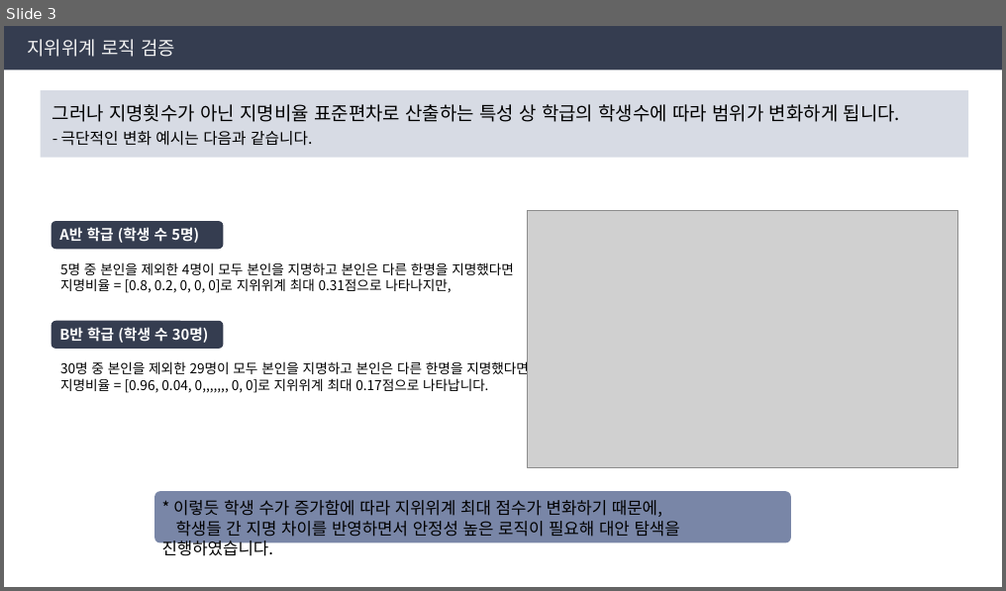
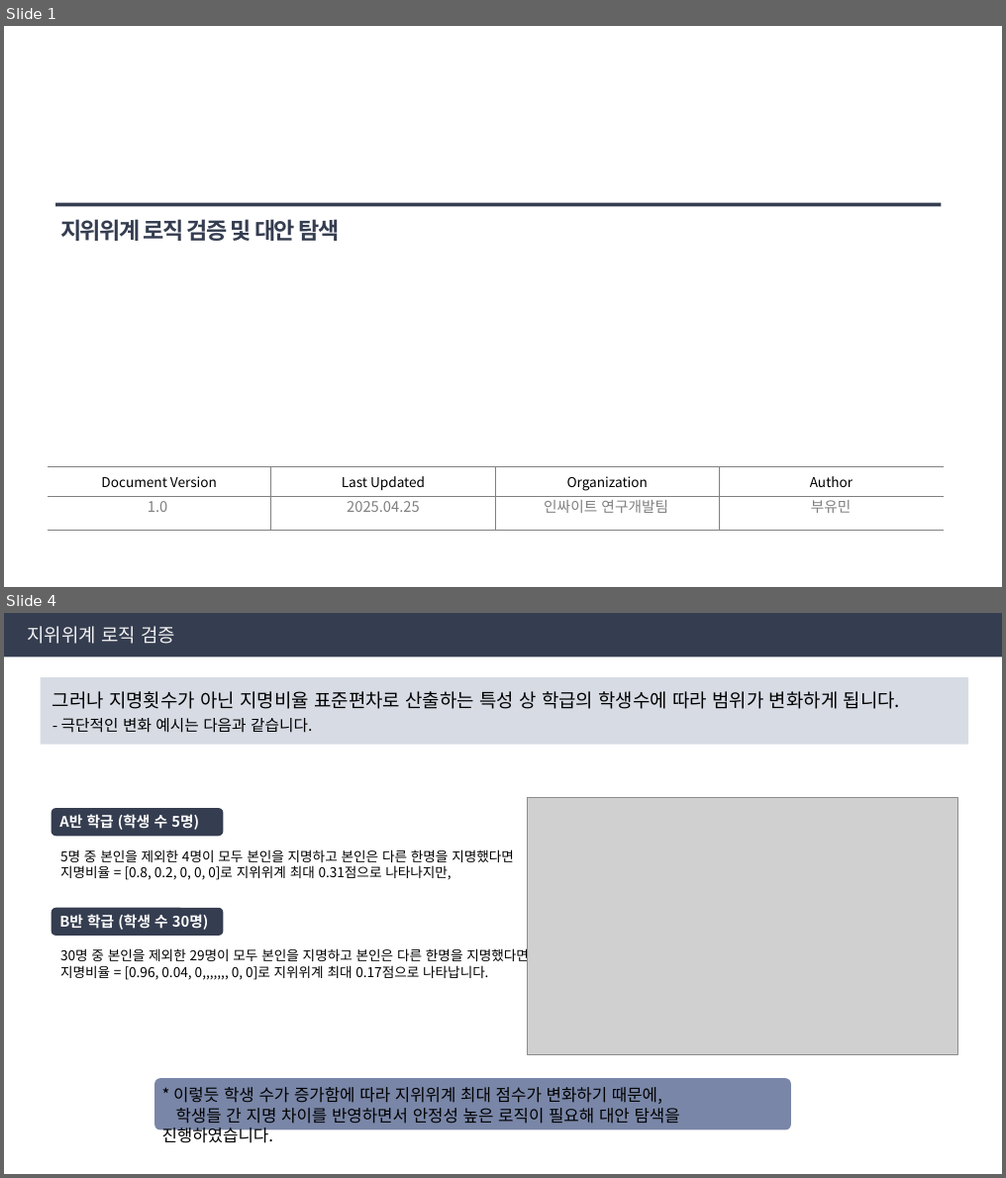
Before and after one commit to Byumin/peer, a slide deck: 250423_지위위계 로직 검토.pptx. Shown one above the other, each under a label of ours: slide 3 before the commit, slides 1 and 4 after it; the slides between them are not shown. The pictures are 1006x591 and 1006x1178 pixels, drawn with LibreOffice and Linux fonts; fonts in the diff are those of the drawing; grey boxes stand for pictures. Boxes give left, top, right and bottom in pixels: in the first picture for what was removed or moved away, otherwise in the second. Text is boxed around its words. In the diff, an @@ line names an element or a change of style, - is before the commit and + after.

Commit message:
지위위계 로직 대안 검토

```diff
--- a/250423_지위위계 로직 검토.pptx
+++ b/250423_지위위계 로직 검토.pptx
@@ slide 1 added at [4,26,1002,587], background #FFFFFF @@
@@ rectangle added at [55,202,942,206], fill #353D50 @@
@@ line added from (55, 205) to (942, 205), #17549F 1.5 pt @@
@@ title added at [60,219,339,241], 22 pt, text #353D50, bold @@
+지위위계 로직 검증 및 대안 탐색
@@ table added at [48,467,943,524], 2 rows, 4 columns @@
+Document Version | Last Updated | Organization | Author
+ |  |  | 
@@ text added at [544,500,668,513], 14 pt, text #808080 @@
+인싸이트 연구개발팀
@@ text added at [811,500,851,513], 14 pt, text #7F7F7F @@
+부유민
@@ text added at [148,501,167,512], 14 pt, text #808080 @@
+1.0
@@ text added at [347,501,420,512], 14 pt, text #808080 @@
+2025.04.25
@@ what was slide 3 is now slide 4 @@
```
Also in this commit, not shown: 4 slides changed, 11 other slides added, 43 other files.
